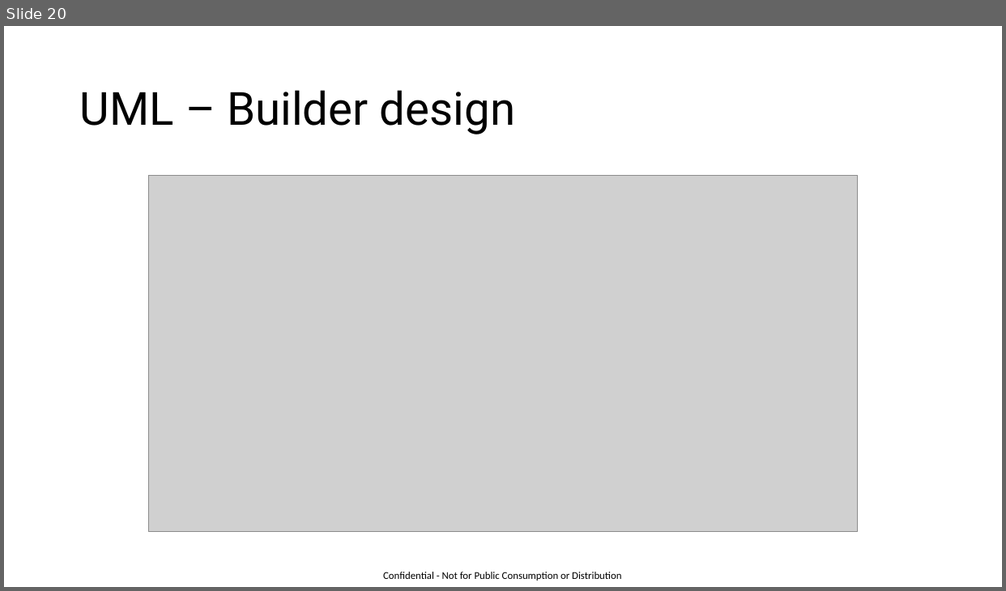
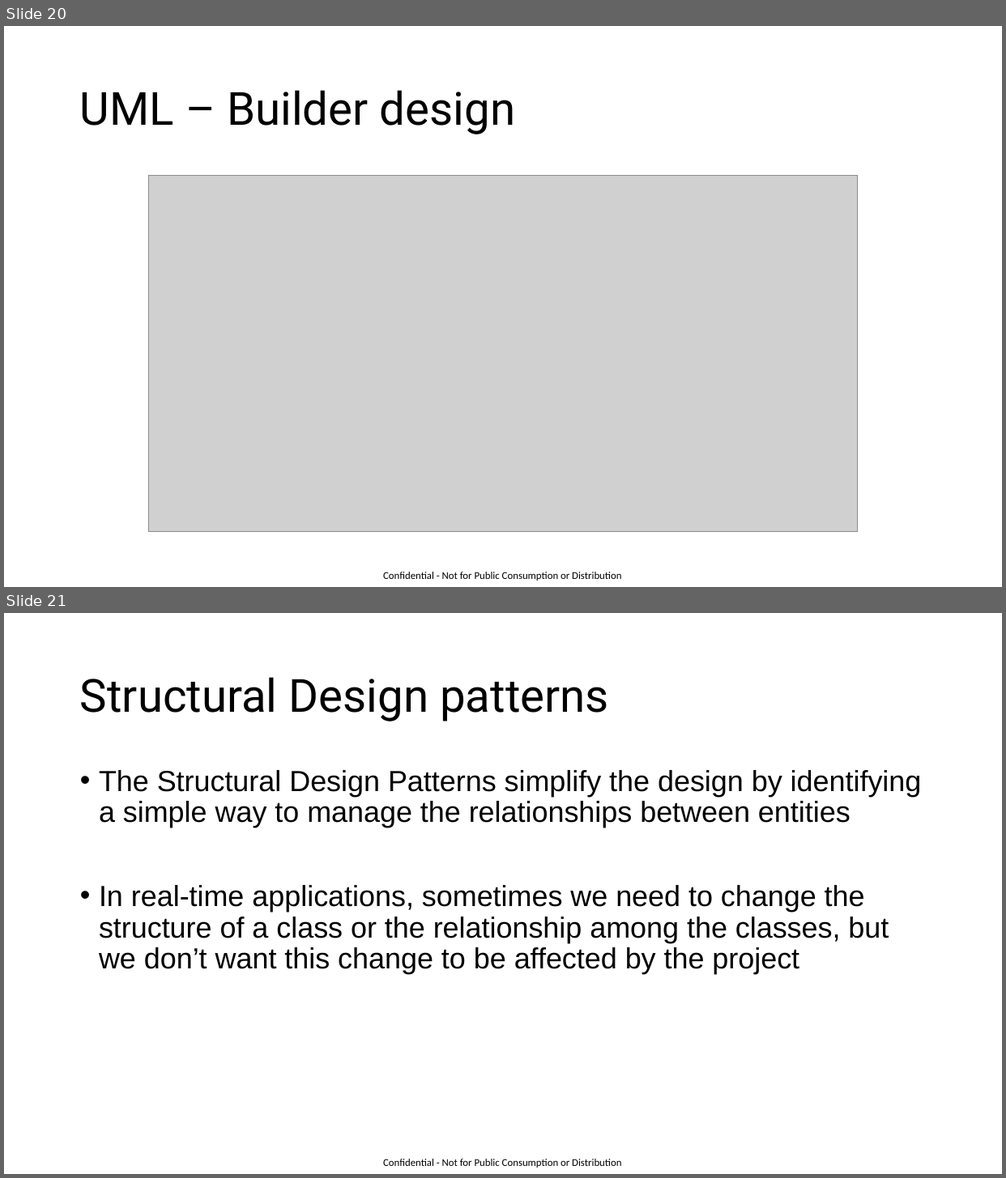
Before and after one commit to GaneshIT/CaseStudyFiles, a slide deck: Design Patterns.pptx. Shown one above the other, each under a label of ours: slide 20 before the commit, slides 20 and 21 after it. The pictures are 1006x591 and 1006x1178 pixels, drawn with LibreOffice and Linux fonts; fonts in the diff are those of the drawing; grey boxes stand for pictures. Boxes give left, top, right and bottom in pixels: in the first picture for what was removed or moved away, otherwise in the second. Text is boxed around its words. In the diff, an @@ line names an element or a change of style, - is before the commit and + after.

```diff
--- a/Design Patterns.pptx
+++ b/Design Patterns.pptx
@@ slide 21 added at (4, 613, 1002, 1174), background #FFFFFF; not listed: 1 template element that a slide beside it also shows @@
@@ title added at (80, 677, 609, 722), 44 pt, text #000000 @@
+Structural Design patterns
@@ text added at (99, 770, 922, 974), 28 pt, text #000000 @@
+• The Structural Design Patterns simplify the design by identifying a simple way to manage the relationships between entities
+• In real-time applications, sometimes we need to change the structure of a class or the relationship among the classes, but we don’t want this change to be affected by the project
```
Also in this commit, not shown: 10 other slides added, 3 other files.
